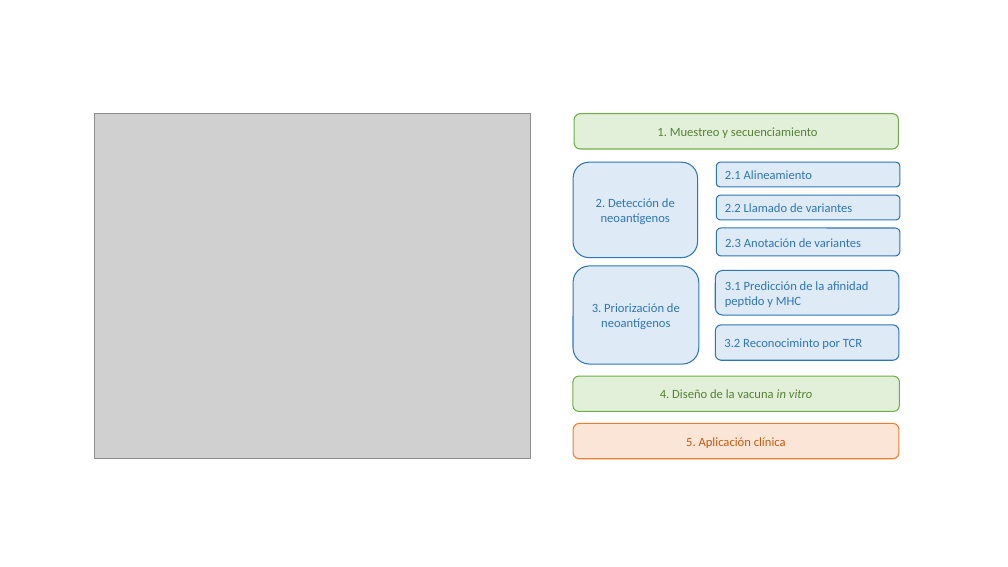
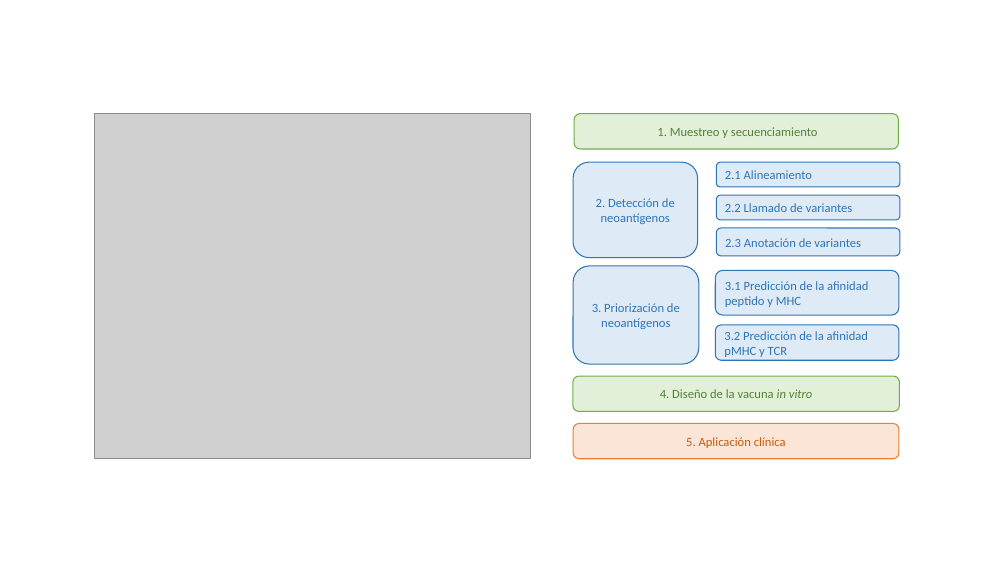
Before and after one commit to arceda/phd_thesis, a slide deck: slide 14 of draws.pptx. Drawn at 1008x567 pixels with LibreOffice and Linux fonts; fonts in the diff are those of the drawing; grey boxes stand for pictures. Boxes give left, top, right and bottom in pixels: in the first picture for what was removed or moved away, otherwise in the second. Text is boxed around its words. In the diff, an @@ line names an element or a change of style, - is before the commit and + after.

```diff
--- a/draws.pptx
+++ b/draws.pptx
@@ text in rounded rectangle at [724, 331, 868, 357]: text changed @@
-3.2 Reconociminto por TCR
+3.2 Predicción de la afinidad pMHC y TCR
```
Also in this commit, not shown: 5 other files.
